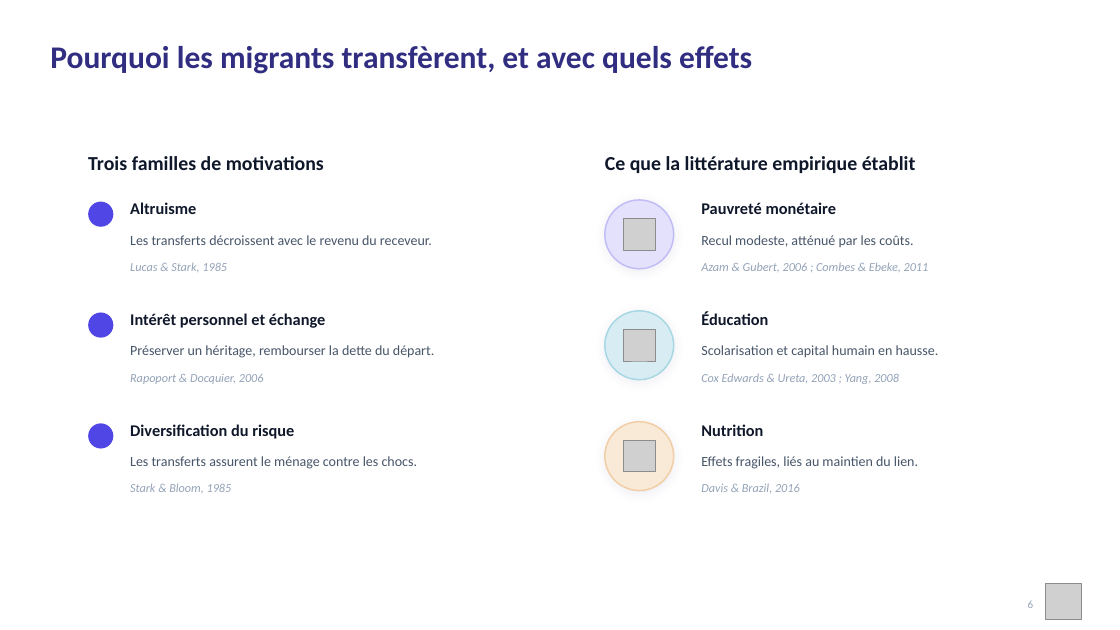
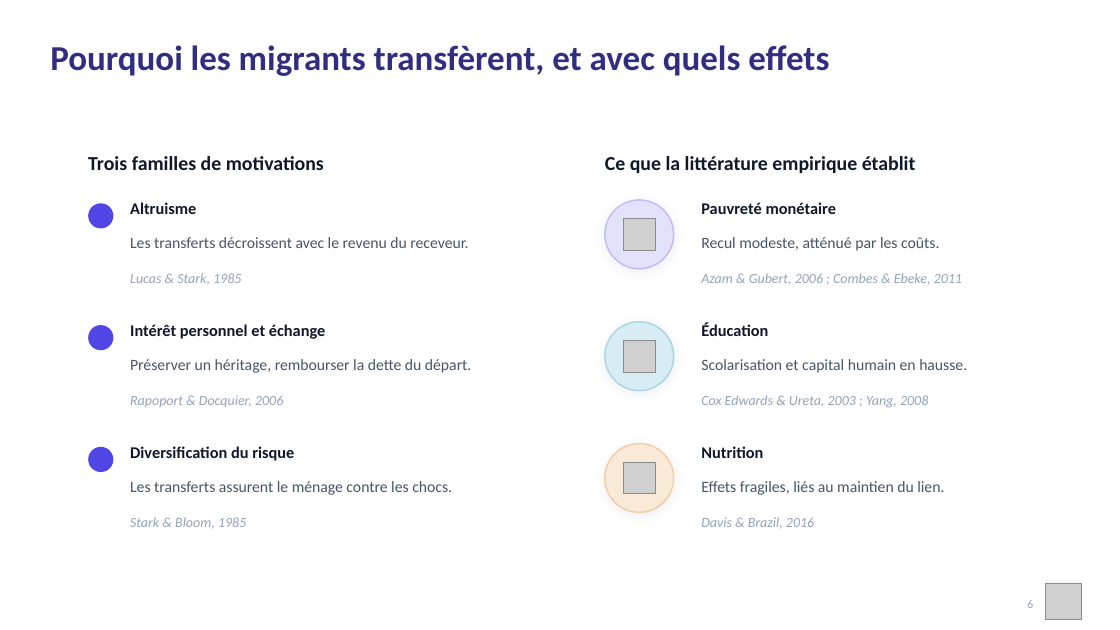
Before and after one commit to JODRAFF9/MEMOIRE, a slide deck: slide 6 of infographie/presentation_infographique.pptx. Drawn at 1120x630 pixels with LibreOffice and Linux fonts; fonts in the diff are those of the drawing; grey boxes stand for pictures. Boxes give left, top, right and bottom in pixels: in the first picture for what was removed or moved away, otherwise in the second. Text is boxed around its words. In the diff, an @@ line names an element or a change of style, - is before the commit and + after.

```diff
--- a/infographie/presentation_infographique.pptx
+++ b/infographie/presentation_infographique.pptx
@@ text "Pourquoi les migrants transfèrent, et ..." at (50, 45, 829, 76): size 27 to 30 pt @@
@@ 4 texts, 2 ellipses, 1 picture: place and size @@
-4 texts, 2 ellipses, 1 picture at (88, 262, 929, 380)
+4 texts, 2 ellipses, 1 picture at (88, 273, 962, 391)
@@ text "Préserver un héritage, rembourser la ...": place and size @@
-text "Préserver un héritage, rembourser la ..." at (130, 345, 434, 358)
+text "Préserver un héritage, rembourser la ..." at (130, 359, 471, 373)
@@ text "Scolarisation et capital humain en ...": place and size @@
-text "Scolarisation et capital humain en ..." at (701, 345, 939, 358)
+text "Scolarisation et capital humain en ..." at (701, 359, 967, 373)
@@ text "Rapoport & Docquier, 2006": place and size @@
-text "Rapoport & Docquier, 2006" at (130, 374, 264, 384)
+text "Rapoport & Docquier, 2006" at (130, 396, 283, 407)
@@ text "Cox Edwards & Ureta, 2003 ...": place and size @@
-text "Cox Edwards & Ureta, 2003 ..." at (701, 373, 899, 384)
+text "Cox Edwards & Ureta, 2003 ..." at (701, 395, 928, 408)
@@ ellipse: place and size @@
-ellipse at (88, 423, 113, 449)
+ellipse at (88, 447, 113, 472)
@@ 2 texts, 1 picture, 1 ellipse: place and size @@
-2 texts, 1 picture, 1 ellipse at (130, 422, 763, 491)
+2 texts, 1 picture, 1 ellipse at (130, 444, 763, 513)
@@ text "Les transferts assurent le ménage ...": place and size @@
-text "Les transferts assurent le ménage ..." at (130, 456, 418, 469)
+text "Les transferts assurent le ménage ..." at (130, 481, 452, 495)
@@ size 12 to 13.5 pt in 6 elements at (130, 237, 468, 248), (701, 237, 939, 251), (130, 359, 471, 373), (701, 359, 967, 373), (130, 481, 452, 495), (701, 481, 944, 495) @@
@@ text "Effets fragiles, liés au maintien ...": place and size @@
-text "Effets fragiles, liés au maintien ..." at (701, 456, 918, 469)
+text "Effets fragiles, liés au maintien ..." at (701, 481, 944, 495)
@@ text "Stark & Bloom, 1985": place and size @@
-text "Stark & Bloom, 1985" at (130, 483, 232, 493)
+text "Stark & Bloom, 1985" at (130, 517, 246, 529)
@@ size 10.5 to 12 pt in 6 elements at (130, 273, 241, 285), (701, 273, 962, 284), (130, 396, 283, 407), (701, 395, 928, 408), (130, 517, 246, 529), (701, 517, 814, 529) @@
@@ text "Davis & Brazil, 2016": place and size @@
-text "Davis & Brazil, 2016" at (701, 483, 800, 493)
+text "Davis & Brazil, 2016" at (701, 517, 814, 529)
```
Also in this commit, not shown: 20 other slides changed, 2 other files.
